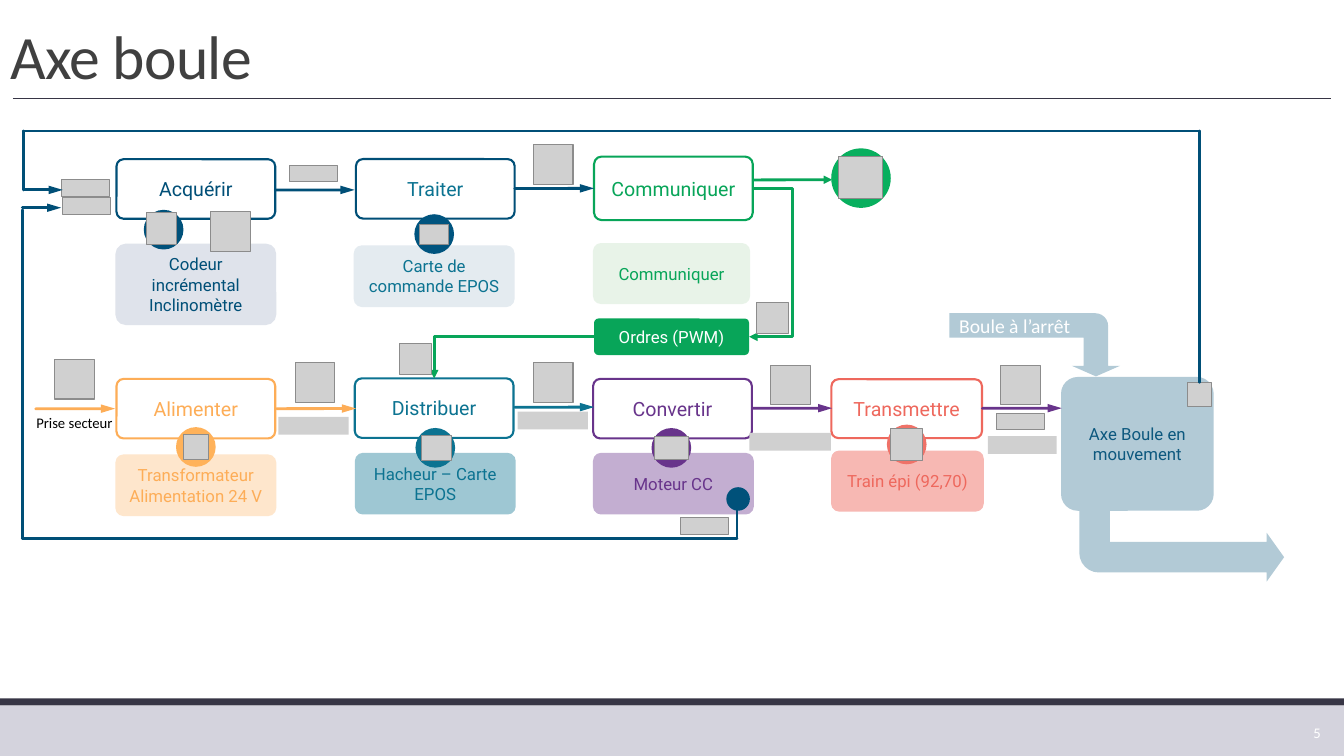
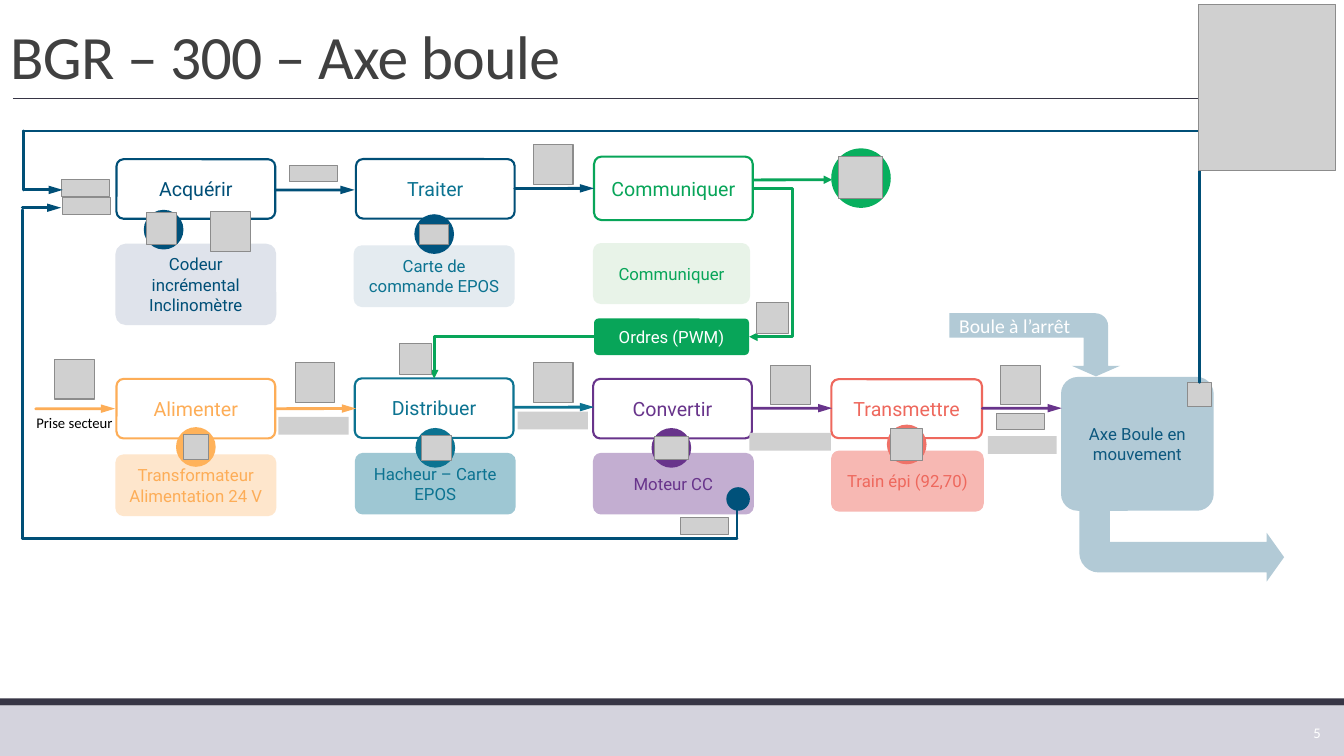
Before and after one commit to xpessoles/TP_Corriges, a slide deck: slide 5 of 01_BGR_300/01_BGR_300.pptx. Drawn at 1344x756 pixels with LibreOffice and Linux fonts; fonts in the diff are those of the drawing; grey boxes stand for pictures; background and template pictures are left out. Boxes give left, top, right and bottom in pixels: in the first picture for what was removed or moved away, otherwise in the second. Text is boxed around its words. In the diff, an @@ line names an element or a change of style, - is before the commit and + after.

```diff
--- a/01_BGR_300/01_BGR_300.pptx
+++ b/01_BGR_300/01_BGR_300.pptx
@@ picture added at bbox=[1199, 4, 1336, 170] @@
@@ title at bbox=[10, 36, 560, 80]: text changed @@
-Axe boule
+BGR – 300 – Axe boule
```
Also in this commit, not shown: 1 other slide changed, 2 other files.
